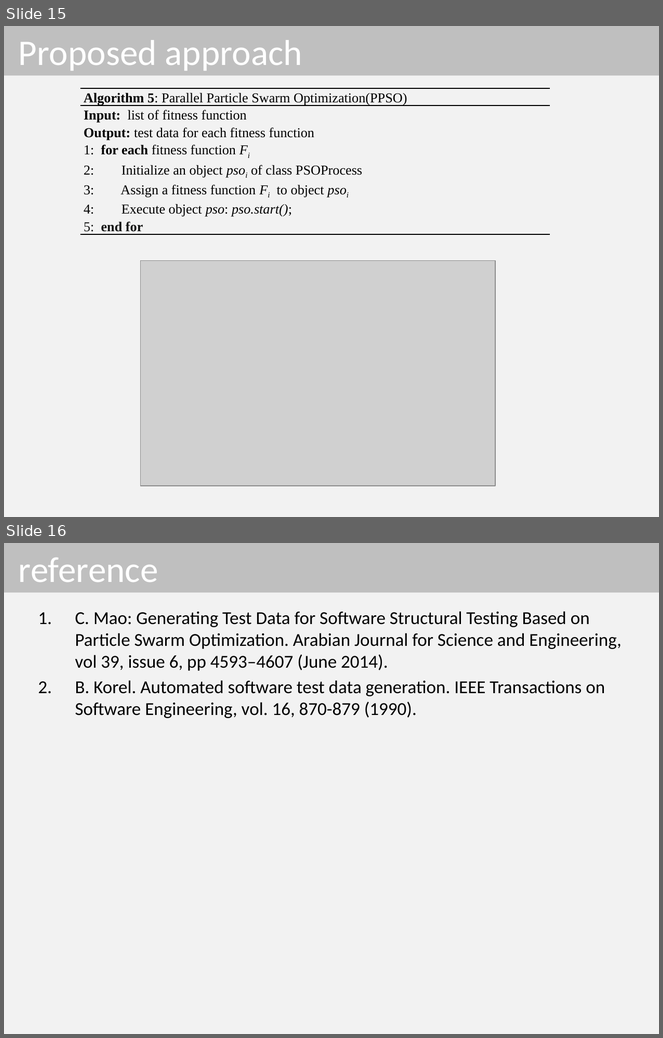
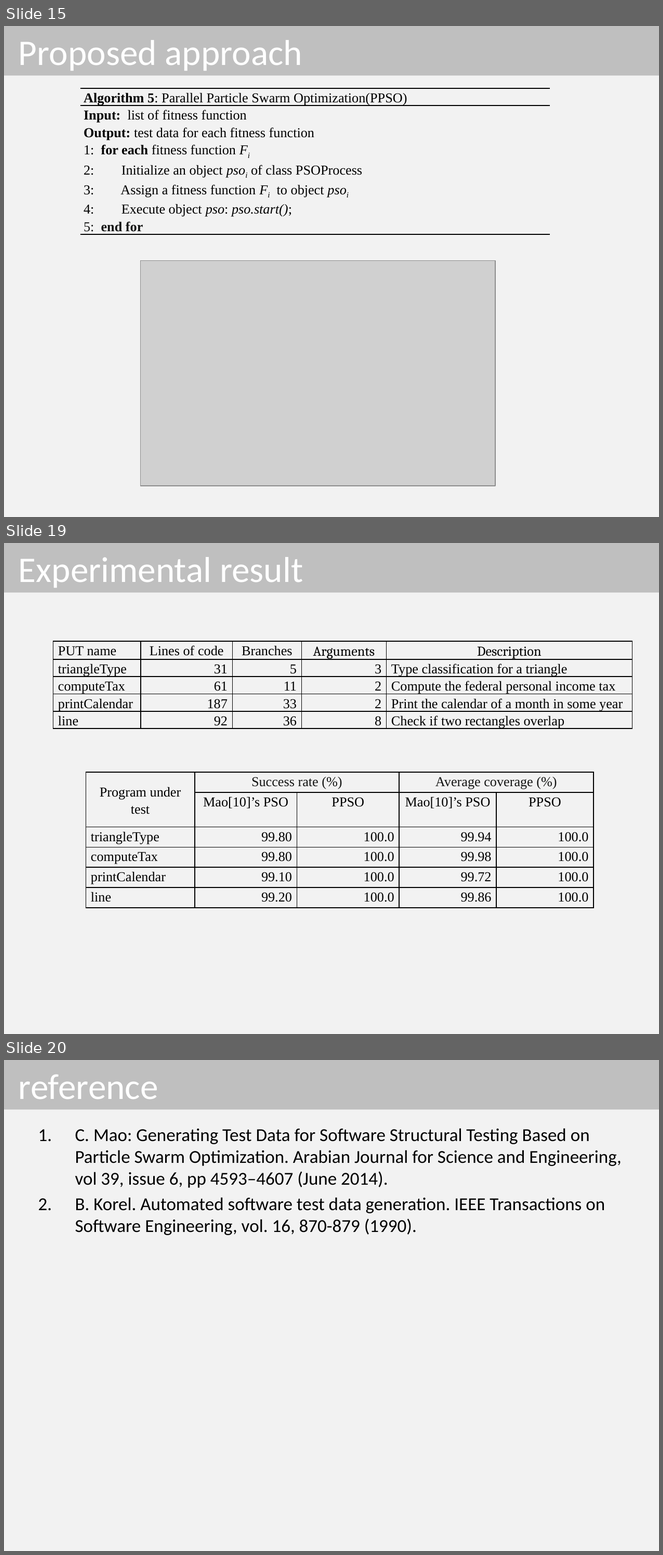
Before and after one commit to dinhngocthi/GAsource, a slide deck: CFT4CUnitSrc/src/report/PPSO_Presentation.pptx. Shown one above the other, each under a label of ours: slides 15 and 16 before the commit, slides 15, 19 and 20 after it; the slides between them are not shown. The pictures are 663x1038 and 663x1555 pixels, drawn with LibreOffice and Linux fonts; fonts in the diff are those of the drawing; grey boxes stand for pictures. Boxes give left, top, right and bottom in pixels: in the first picture for what was removed or moved away, otherwise in the second. Text is boxed around its words. In the diff, an @@ line names an element or a change of style, - is before the commit and + after.

```diff
--- a/CFT4CUnitSrc/src/report/PPSO_Presentation.pptx
+++ b/CFT4CUnitSrc/src/report/PPSO_Presentation.pptx
@@ slide 19 added at (x1=4, y1=543, x2=659, y2=1034), background #F2F2F2 @@
@@ title added at (x1=4, y1=543, x2=659, y2=593), fill #BFBFBF, 39.6 pt, text #FFFFFF @@
+Experimental result
@@ table added at (x1=53, y1=641, x2=632, y2=735), 5 rows, 5 columns @@
+PUT name | Lines of code | Branches | Arguments | Description
+triangleType | 31 | 5 | 3 | Type classification for a triangle
+computeTax | 61 | 11 | 2 | Compute the federal personal income tax
+printCalendar | 187 | 33 | 2 | Print the calendar of a month in some year
+line | 92 | 36 | 8 | Check if two rectangles overlap
@@ table added at (x1=86, y1=772, x2=593, y2=904), 6 rows, 5 columns @@
+Program under test | Success rate (%) |  | Average coverage (%) | 
+ | Mao[10]’s PSO | PPSO | Mao[10]’s PSO | PPSO
+triangleType | 99.80 | 100.0 | 99.94 | 100.0
+computeTax | 99.80 | 100.0 | 99.98 | 100.0
+printCalendar | 99.10 | 100.0 | 99.72 | 100.0
+line | 99.20 | 100.0 | 99.86 | 100.0
@@ what was slide 16 is now slide 20 @@
```
Also in this commit, not shown: 3 other slides added, 1 other file.
